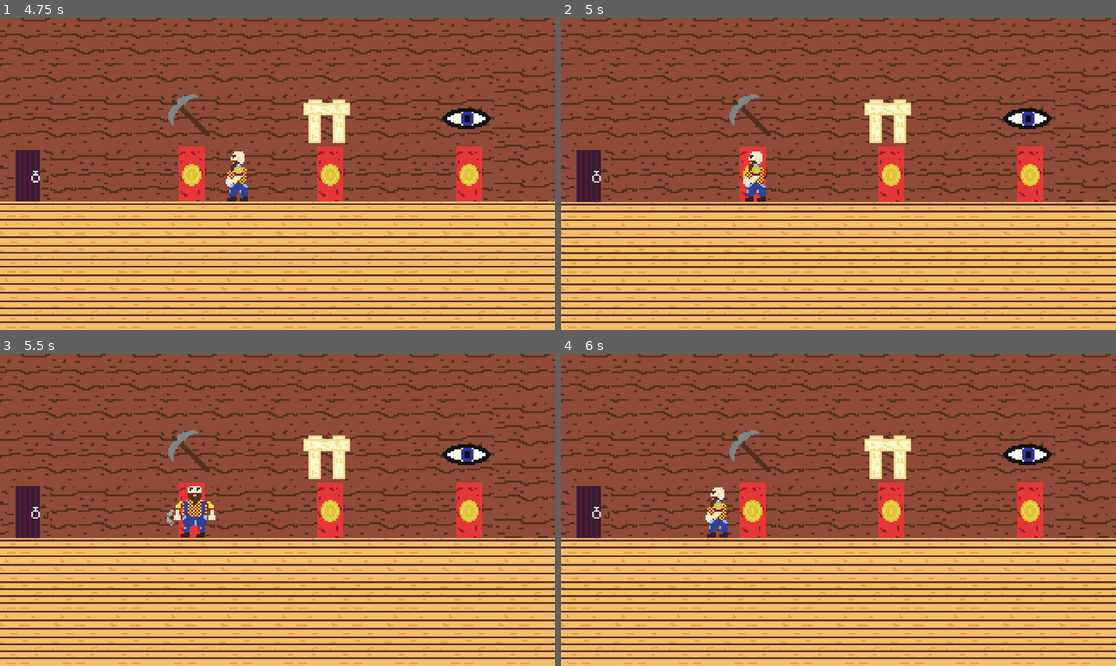
Above: before the commit, frames 1-4 (two rows, left to right).
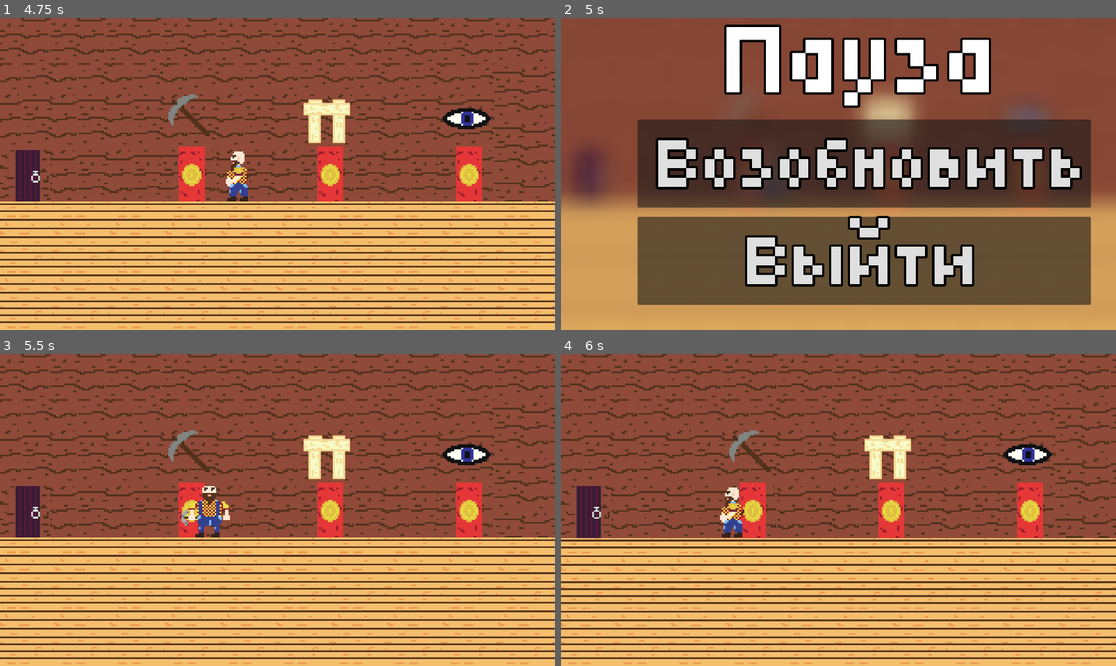
Above: after the commit, the same moments.

Repository: Rourugin/miner-game
Game: Godot game, scene res://scenes/ui/main_menu.tscn
Two runs of this game, one before a commit and one after it. Both use one fixed random seed, a clock stepped at 60 frames per second and the inputs below.
Inputs (mouse positions are in pixels of both pictures, inside the frame that each line leads up to):
- Up to frame 1 (4.75 s): click "Начать" at 0.5 s; tap Enter at 1.25 s; hold D (right) 1.28-2.03 s; tap E (interact) every 0.75 s from 1.35 to 4.35 s; hold S (down) 2.03-2.78 s; hold D (right) 2.78-3.53 s; hold W (up) 3.53-4.28 s; hold A (left) from 4.28 s (still down)
- Up to frame 2 (5 s): keep holding A (left); tap Escape (pause) at 4.9 s
- Up to frame 3 (5.5 s): release A (left) at 5 s; click (305, 500) at 5 s, where only the run after the commit has a clickable "Возобновить"
- Up to frame 4 (6 s): tap Space at 5.75 s; hold A (left) from 5.78 s (still down); tap E (interact) at 5.85 s

Frame 1 is identical in both runs. In frame 2, 72% of the frame differs, in the area x 0-100%, y 0-100%; in frame 3, 6.2%; in frame 4, 0.8%.

Commit message:
make pause menu

Diff:
--- a/scenes/levels/ground_level.tscn
+++ b/scenes/levels/ground_level.tscn
@@ -3,7 +3,6 @@
 [ext_resource type="PackedScene" uid="uid://bhuatndquujk4" path="res://scenes/levels/level.tscn" id="1_1cn3u"]
 [ext_resource type="Script" uid="uid://78q1drd0noxs" path="res://scripts/ground_level.gd" id="2_4tsyt"]
 [ext_resource type="Texture2D" uid="uid://dxk40e4c064o5" path="res://assets/graphics/tilemaps/ground.png" id="2_rgmyb"]
-[ext_resource type="PackedScene" uid="uid://b18kfuo0e8xlh" path="res://scenes/ui/pause_menu.tscn" id="4_wp4qn"]
 
 [sub_resource type="TileSetAtlasSource" id="TileSetAtlasSource_4tsyt"]
 texture = ExtResource("2_rgmyb")
@@ -126,9 +125,6 @@
 [node name="PlayerCamera" parent="Player" parent_id_path=PackedInt32Array(1891528168) index="2" unique_id=581254449]
 limit_right = 425
 
-[node name="PauseMenu" parent="." index="4" unique_id=491514823 instance=ExtResource("4_wp4qn")]
-visible = false
-
 [connection signal="body_entered" from="Areas/HomeArea" to="." method="_on_home_area_body_entered"]
 [connection signal="body_entered" from="Areas/MineArea" to="." method="_on_mine_area_body_entered"]
 
--- a/scenes/levels/home_level.tscn
+++ b/scenes/levels/home_level.tscn
@@ -154,6 +154,13 @@
 [node name="PlayerCamera" parent="Player" index="2" unique_id=581254449]
 metadata/_edit_lock_ = true
 
+[node name="PauseMenu" parent="Player/PlayerCamera" index="0" unique_id=491514823]
+offset_left = -100.0
+offset_top = -100.0
+offset_right = 409.4981
+offset_bottom = 211.9418
+scale = Vector2(0.275, 0.275)
+
 [node name="Border" type="StaticBody2D" parent="." index="4" unique_id=1720778160]
 collision_layer = 2
 
--- a/scenes/player/player.tscn
+++ b/scenes/player/player.tscn
@@ -4,6 +4,7 @@
 [ext_resource type="Texture2D" uid="uid://cgcr8wvk6x25b" path="res://assets/graphics/player/idle.png" id="2_lvxji"]
 [ext_resource type="Texture2D" uid="uid://dbp3b7t8em1yr" path="res://assets/graphics/player/hit.png" id="2_p47bc"]
 [ext_resource type="Texture2D" uid="uid://bnf2kuesokoqg" path="res://assets/graphics/player/run.png" id="3_p47bc"]
+[ext_resource type="PackedScene" uid="uid://b18kfuo0e8xlh" path="res://scenes/ui/pause_menu.tscn" id="5_p47bc"]
 
 [sub_resource type="AtlasTexture" id="AtlasTexture_lvxji"]
 atlas = ExtResource("2_p47bc")
@@ -208,3 +209,15 @@
 zoom = Vector2(3, 3)
 limit_left = -250
 limit_right = 250
+
+[node name="PauseMenu" parent="PlayerCamera" unique_id=491514823 instance=ExtResource("5_p47bc")]
+visible = false
+top_level = true
+anchor_right = 0.32500002
+anchor_bottom = 0.35300002
+offset_left = -197.99998
+offset_top = -205.0
+offset_right = 311.4981
+offset_bottom = 106.9418
+scale = Vector2(0.55, 0.55)
+metadata/_edit_use_anchors_ = true
--- a/scenes/ui/pause_menu.tscn
+++ b/scenes/ui/pause_menu.tscn
@@ -6,13 +6,13 @@
 
 [sub_resource type="ShaderMaterial" id="ShaderMaterial_8uki6"]
 shader = ExtResource("2_f6eus")
-shader_parameter/amount = 3.0000001425
+shader_parameter/amount = 5.0
 
 [node name="PauseMenu" type="Control" unique_id=491514823]
 layout_mode = 3
-anchors_preset = 15
-anchor_right = 1.0
-anchor_bottom = 1.0
+anchor_right = 0.57900006
+anchor_bottom = 0.625
+offset_right = -0.5800781
 grow_horizontal = 2
 grow_vertical = 2
 script = ExtResource("1_0lmf7")
@@ -23,20 +23,25 @@
 anchors_preset = 15
 anchor_right = 1.0
 anchor_bottom = 1.0
+offset_left = -1530.0
+offset_top = -509.0
+offset_right = 1317.9
+offset_bottom = 896.0
 grow_horizontal = 2
 grow_vertical = 2
 
-[node name="MarginContainer" type="MarginContainer" parent="." unique_id=731068172]
-texture_filter = 1
+[node name="MarginContainer" type="MarginContainer" parent="." unique_id=879944296]
 layout_mode = 0
-offset_right = 1920.0
-offset_bottom = 1080.0
-theme_override_constants/margin_top = 40
+offset_right = 1111.1
+offset_bottom = 675.0
+theme_override_constants/margin_bottom = 25
 
 [node name="Label" type="Label" parent="MarginContainer" unique_id=309383203]
 layout_mode = 2
 size_flags_horizontal = 4
 size_flags_vertical = 0
+theme_override_colors/font_outline_color = Color(0, 0, 0, 1)
+theme_override_constants/outline_size = 20
 theme_override_fonts/font = ExtResource("1_6tw0m")
 theme_override_font_sizes/font_size = 224
 text = "Пауза"
@@ -44,17 +49,21 @@
 [node name="VBoxContainer" type="VBoxContainer" parent="MarginContainer" unique_id=2007603703]
 layout_mode = 2
 size_flags_horizontal = 4
-size_flags_vertical = 4
+size_flags_vertical = 8
 theme_override_constants/separation = 20
 
 [node name="ContinueBtn" type="Button" parent="MarginContainer/VBoxContainer" unique_id=1491259189]
 layout_mode = 2
+theme_override_colors/font_outline_color = Color(0, 0, 0, 1)
+theme_override_constants/outline_size = 20
 theme_override_fonts/font = ExtResource("1_6tw0m")
 theme_override_font_sizes/font_size = 160
 text = " Возобновить"
 
 [node name="QuitBtn" type="Button" parent="MarginContainer/VBoxContainer" unique_id=1839882359]
 layout_mode = 2
+theme_override_colors/font_outline_color = Color(0, 0, 0, 1)
+theme_override_constants/outline_size = 20
 theme_override_fonts/font = ExtResource("1_6tw0m")
 theme_override_font_sizes/font_size = 160
 text = "Выйти"
--- a/scripts/ground_level.gd
+++ b/scripts/ground_level.gd
@@ -2,7 +2,7 @@
 
 @onready var player_camera: Camera2D = $Player/PlayerCamera
 @onready var player: CharacterBody2D = $Player
-@onready var pause_menu: Control = $PauseMenu
+@onready var pause_menu: Control = $Player/PlayerCamera/PauseMenu
 
 const HOME_SCENE: PackedScene = preload("res://scenes/levels/home_level.tscn")
 const MINE_SCENE: PackedScene = preload("res://scenes/levels/mine_level.tscn")
@@ -12,9 +12,7 @@
 
 
 func _ready() -> void:
-	player_camera.limit_left = -250
-	player_camera.limit_right = 425
-	player_camera.zoom = Vector2(3.0, 3.0)
+	_prepare()
 	var glob_pos
 	if Globals.home_spawn_marker:
 		glob_pos = $Markers/GroundHomeMarker.global_position
@@ -29,6 +27,13 @@
 func _on_home_area_body_entered(_body: Node2D) -> void:
 	get_tree().call_deferred("change_scene_to_packed", HOME_SCENE)
 
+func _prepare() -> void:
+	player_camera.limit_left = -250
+	player_camera.limit_right = 425
+	player_camera.zoom = Vector2(3.0, 3.0)
+	pause_menu.scale = Vector2(0.55, 0.55)
+	pause_menu.position = Vector2(-198, -205)
+
 func pause_game() -> void:
 	if paused:
 		pause_menu.hide()
--- a/scripts/home_level.gd
+++ b/scripts/home_level.gd
@@ -2,20 +2,22 @@
 
 @onready var player_camera: Camera2D = $Player/PlayerCamera
 @onready var player: CharacterBody2D = $Player
+@onready var pause_menu: Control = $Player/PlayerCamera/PauseMenu
 
 var entered_area: Area2D = null
+var paused: bool = false
 
 
 func _ready() -> void:
-	player_camera.limit_left = -125
-	player_camera.limit_right = 464
-	player_camera.zoom = Vector2(6.0, 6.0)
+	_prepare()
 	player.global_position = $Markers/SpawnMarker.global_position
 	Globals.home_spawn_marker = true
 
 func _process(_delta: float) -> void:
 	if Input.is_action_just_pressed("interact") and entered_area != null:
 		_upgrade(entered_area)
+	if Input.is_action_just_pressed("pause"):
+		pause_game()
 
 func _upgrade(area: Area2D) -> void:
 	match area.name:
@@ -58,6 +60,23 @@
 			elif Globals.gold < Globals.prices[4]:
 				print("Not enough money")
 
+func _prepare() -> void:
+	player_camera.limit_left = -125
+	player_camera.limit_right = 464
+	player_camera.zoom = Vector2(6.0, 6.0)
+	pause_menu.scale = Vector2(0.27, 0.27)
+	pause_menu.position = Vector2(-100, -100)
+
+func pause_game() -> void:
+	if paused:
+		pause_menu.hide()
+		Engine.time_scale = 1
+	elif !paused:
+		pause_menu.show()
+		Engine.time_scale = 0
+
+	paused = !paused
+
 func _on_ground_area_body_entered(_body: Node2D) -> void:
 	get_tree().call_deferred("change_scene_to_file", "res://scenes/levels/ground_level.tscn")
 
--- a/scripts/mine_level.gd
+++ b/scripts/mine_level.gd
@@ -12,7 +12,7 @@
 
 func _ready() -> void:
 	_generate_ores()
-	_ready_player()
+	_prepare()
 	_create_timer()
 
 func _process(_delta: float) -> void:
@@ -57,7 +57,7 @@
 
 	return false
 
-func _ready_player() -> void:
+func _prepare() -> void:
 	player_camera.limit_left = -10000
 	player_camera.limit_right = 10000
 	player_camera.zoom = Globals.zoom
@@ -116,6 +116,5 @@
 func _on_earthquake_timer_timeout() -> void:
 	print("you lost")
 
-
 func _on_elevator_body_entered(_body: Node2D) -> void:
 	get_tree().call_deferred("change_scene_to_file", "res://scenes/levels/ground_level.tscn")
--- a/scripts/pause_menu.gd
+++ b/scripts/pause_menu.gd
@@ -1,6 +1,12 @@
 extends Control
 
-@onready var level: Node2D = $".."
+@onready var level: Node2D = $"../../.."
+@onready var player: CharacterBody2D = $"../.."
+
+func _process(_delta: float) -> void:
+	if (Input.get_vector("left", "right", "up", "down") or Input.is_action_just_pressed("interact"))\
+	and (visible):
+		player.play_animation("idle")
 
 func _on_quit_btn_pressed() -> void:
 	get_tree().quit()
